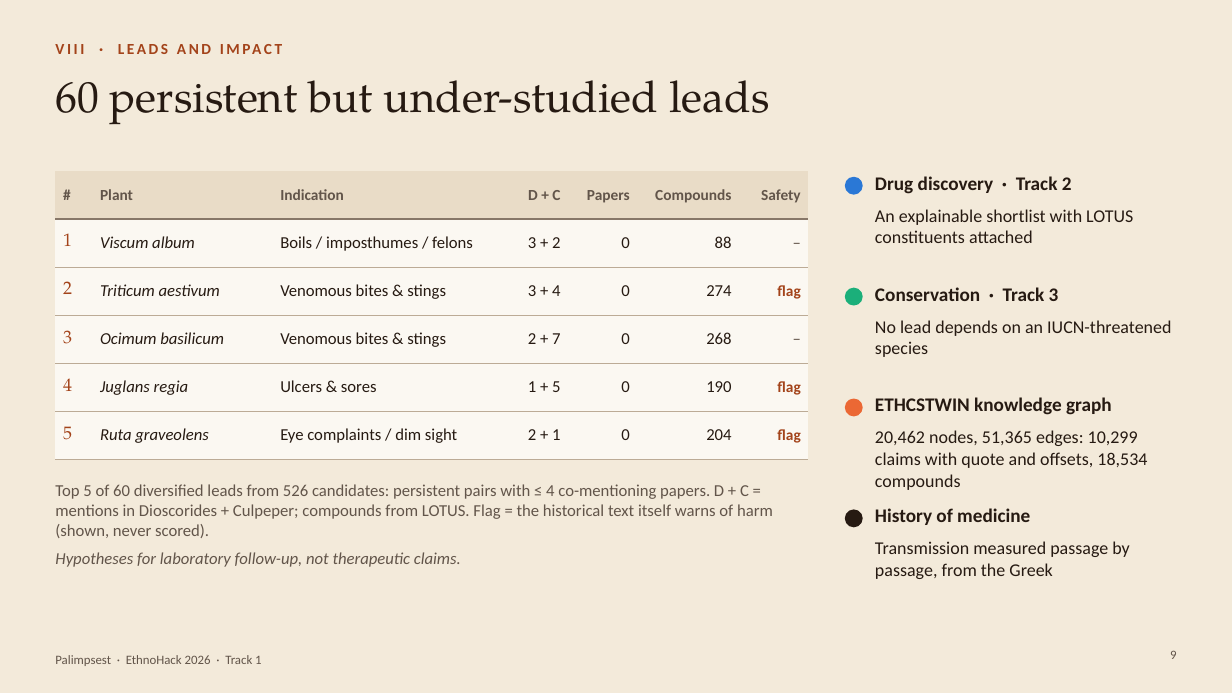
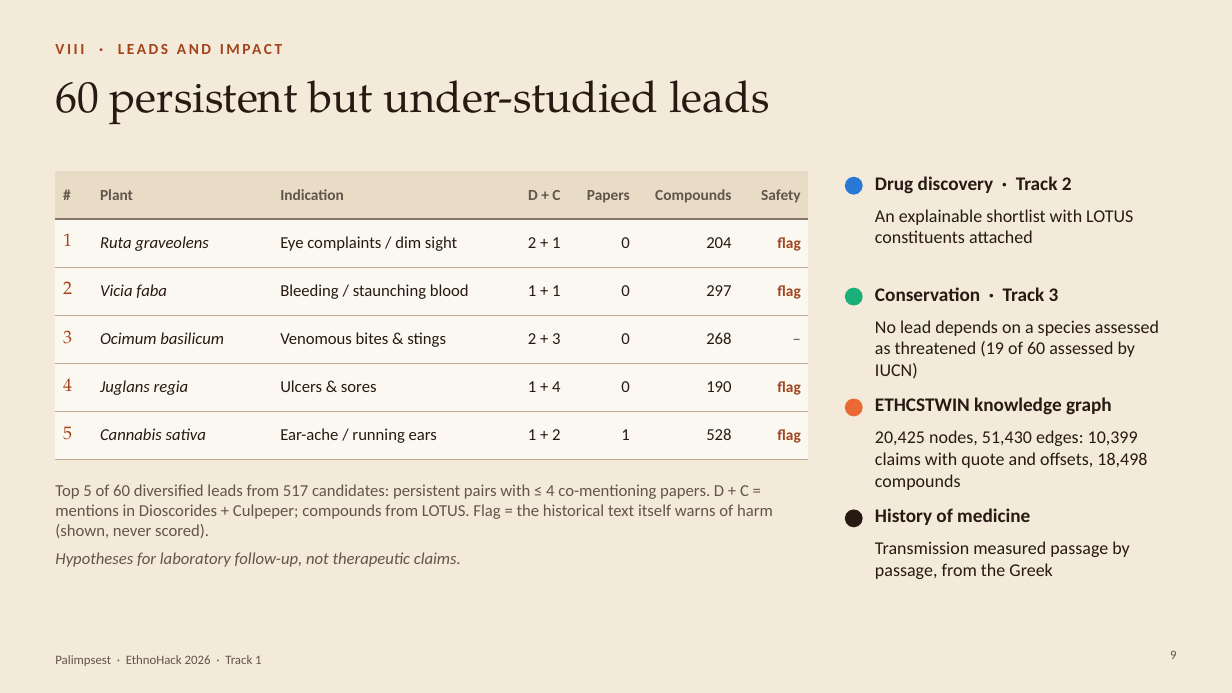
Before and after one commit to KaraAliOsman/palimpsest, a slide deck: slide 9 of docs/pitch/Palimpsest_EthnoHack2026.pptx. Drawn at 1232x693 pixels with LibreOffice and Linux fonts; fonts in the diff are those of the drawing. Boxes give left, top, right and bottom in pixels: in the first picture for what was removed or moved away, otherwise in the second. Text is boxed around its words. In the diff, an @@ line names an element or a change of style, - is before the commit and + after.

```diff
--- a/docs/pitch/Palimpsest_EthnoHack2026.pptx
+++ b/docs/pitch/Palimpsest_EthnoHack2026.pptx
@@ table at box(55, 171, 809, 447) @@
-row 2: 1 | Viscum album | Boils / imposthumes / felons | 3 + 2 | 0 | 88 | –
+row 2: 1 | Ruta graveolens | Eye complaints / dim sight | 2 + 1 | 0 | 204 | flag
-row 3: 2 | Triticum aestivum | Venomous bites & stings | 3 + 4 | 0 | 274 | flag
+row 3: 2 | Vicia faba | Bleeding / staunching blood | 1 + 1 | 0 | 297 | flag
-row 4, column 4: 2 + 7
+row 4, column 4: 2 + 3
-row 5, column 4: 1 + 5
+row 5, column 4: 1 + 4
-row 6: 5 | Ruta graveolens | Eye complaints / dim sight | 2 + 1 | 0 | 204 | flag
+row 6: 5 | Cannabis sativa | Ear-ache / running ears | 1 + 2 | 1 | 528 | flag
@@ text at box(875, 320, 1159, 378): text changed @@
-No lead depends on an IUCN-threatened species
+No lead depends on a species assessed as threatened (19 of 60 assessed by IUCN)
@@ text at box(875, 430, 1147, 490): text changed @@
-20,462 nodes, 51,365 edges: 10,299 claims with quote and offsets, 18,534 compounds
+20,425 nodes, 51,430 edges: 10,399 claims with quote and offsets, 18,498 compounds
@@ text at box(55, 484, 773, 538): text changed @@
-Top 5 of 60 diversified leads from 526 candidates: persistent pairs with ≤ 4 co-mentioning papers. D + C = mentions in Dioscorides + Culpeper; compounds from LOTUS. Flag = the historical text itself warns of harm (shown, never scored).
+Top 5 of 60 diversified leads from 517 candidates: persistent pairs with ≤ 4 co-mentioning papers. D + C = mentions in Dioscorides + Culpeper; compounds from LOTUS. Flag = the historical text itself warns of harm (shown, never scored).
```
Also in this commit, not shown: 5 other slides changed, 6 other files.
